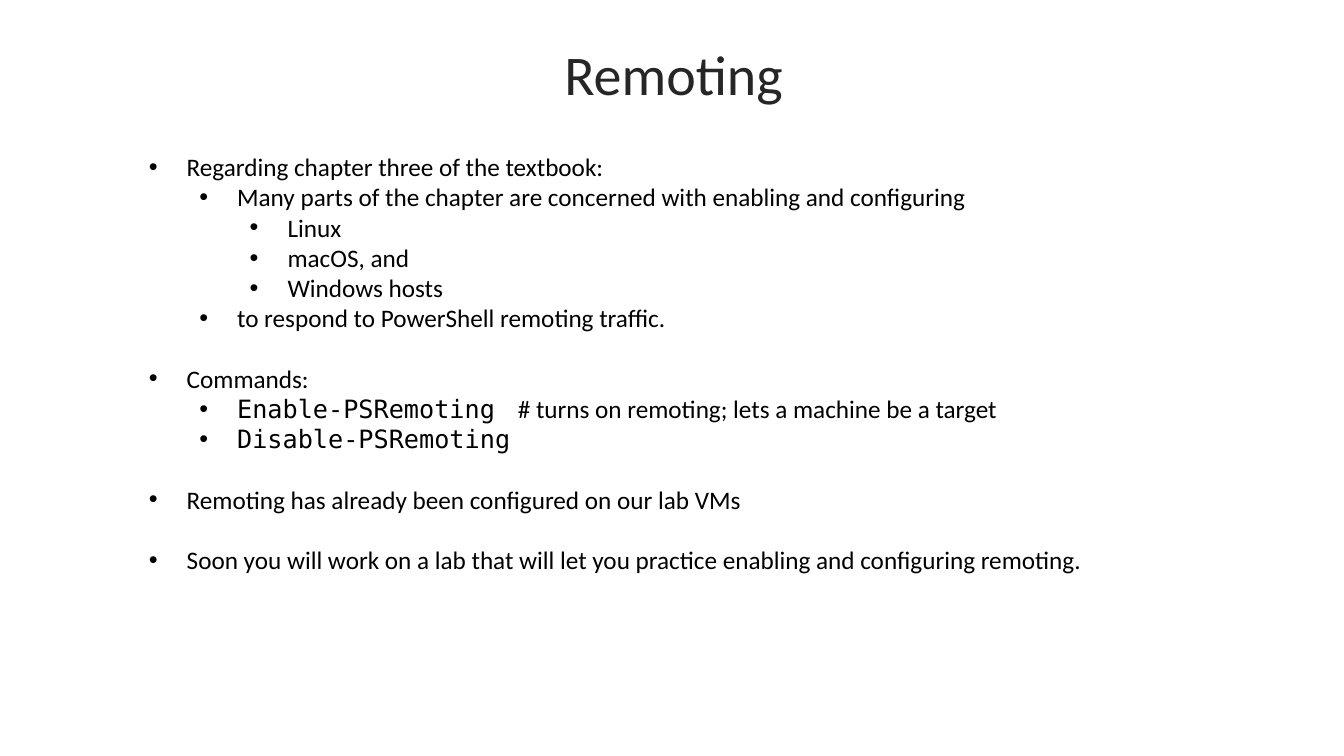
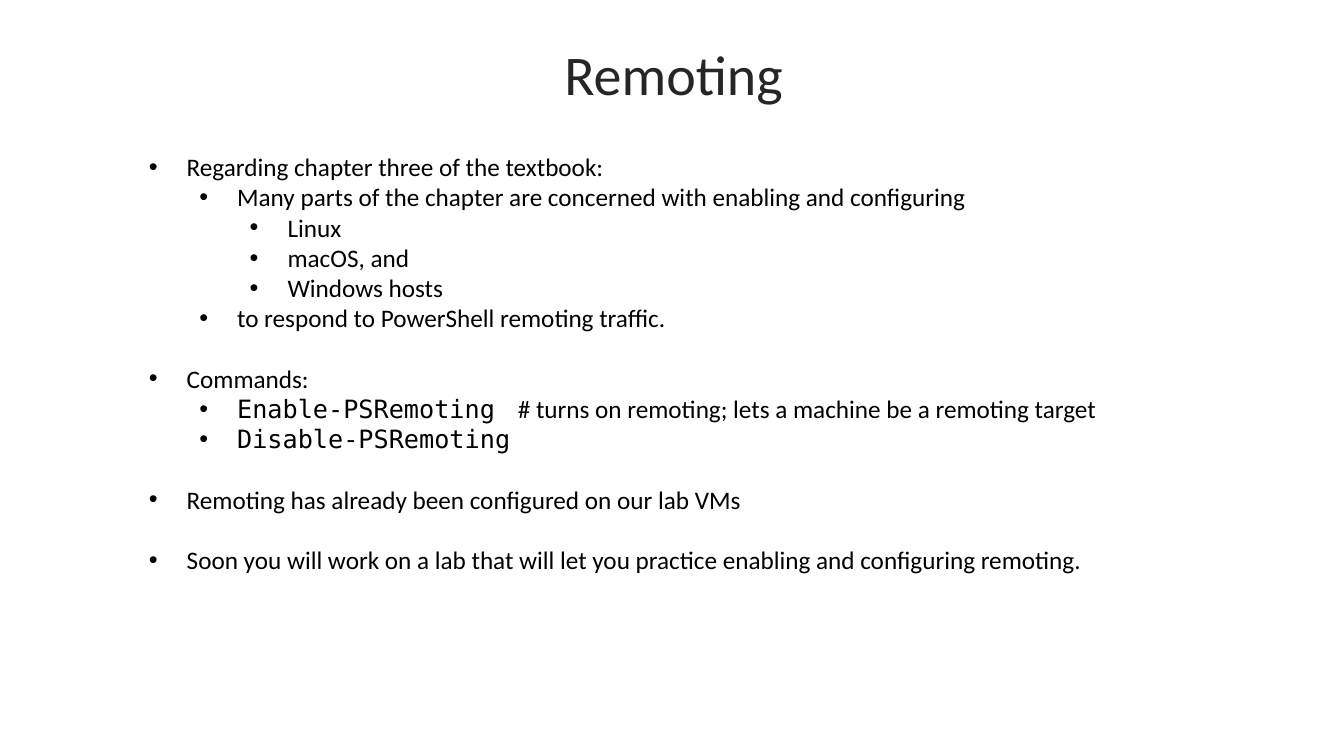
Before and after one commit to byui-cyber360/content, a slide deck: slide 2 of CYBER360-3.3-Intro-Remoting.pptx. Drawn at 1344x756 pixels with LibreOffice and Linux fonts; fonts in the diff are those of the drawing. Boxes give left, top, right and bottom in pixels: in the first picture for what was removed or moved away, otherwise in the second. Text is boxed around its words. In the diff, an @@ line names an element or a change of style, - is before the commit and + after.

```diff
--- a/CYBER360-3.3-Intro-Remoting.pptx
+++ b/CYBER360-3.3-Intro-Remoting.pptx
@@ text at (237, 398, 1096, 424): text changed @@
-  • Enable-PSRemoting # turns on remoting; lets a machine be a target
+  • Enable-PSRemoting # turns on remoting; lets a machine be a remoting target
```
Also in this commit, not shown: 14 other files.
